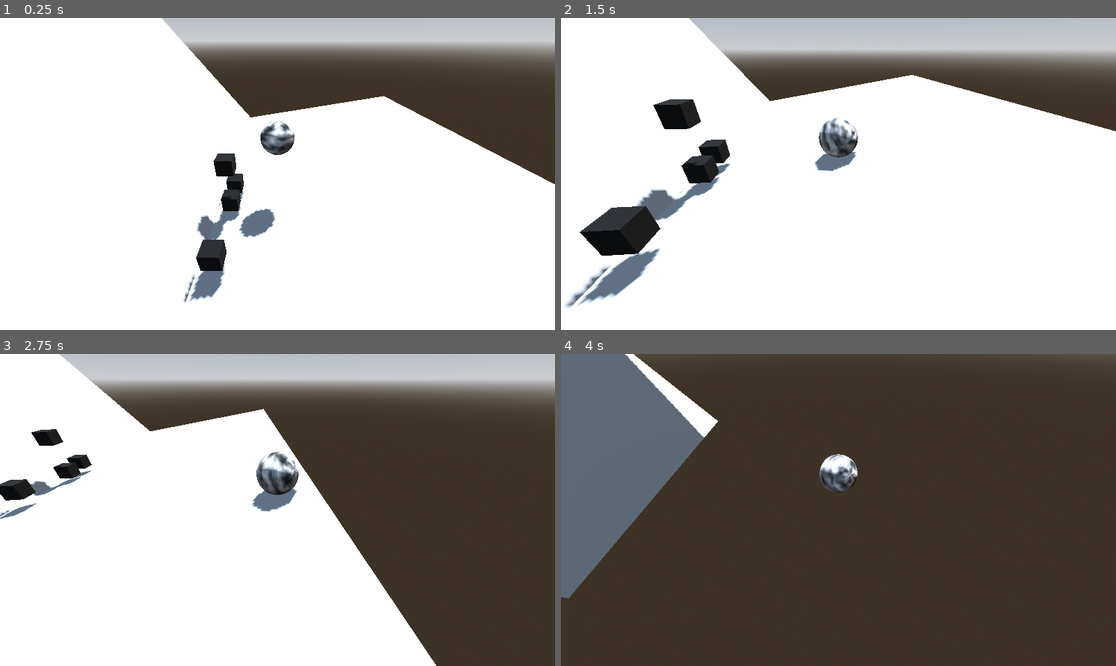
Above: before the commit, frames 1-4 (two rows, left to right).
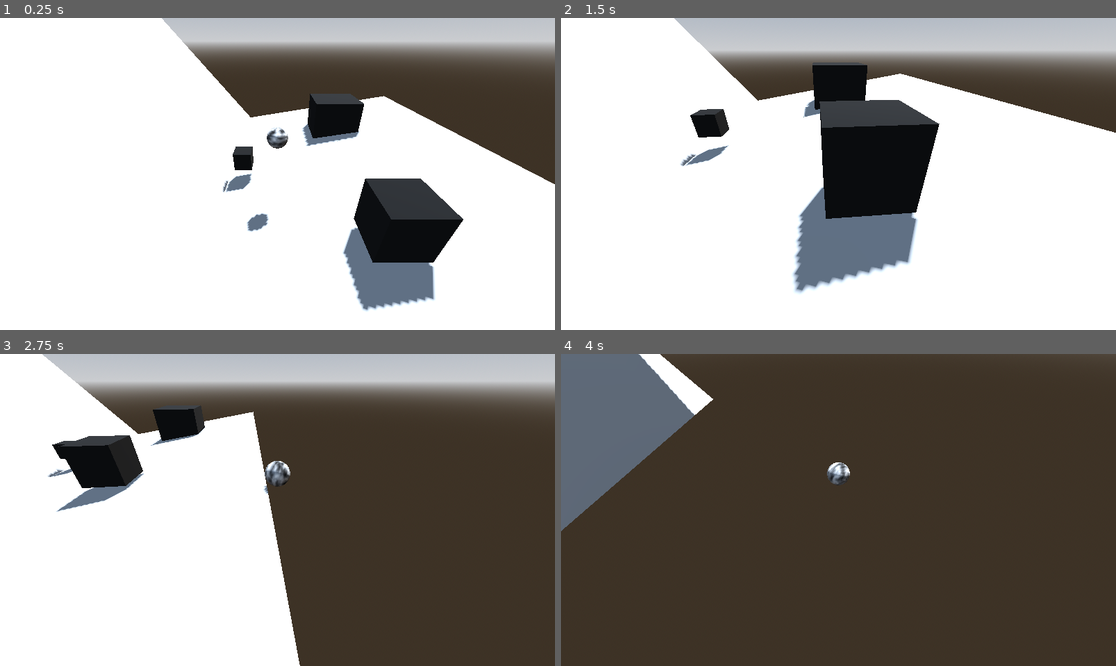
Above: after the commit, the same moments.

Repository: markusrf/gamejam-2025-11
Game: Godot game, scene res://levels/test_level.tscn
The game is run twice, just before and just after one commit, with the same random seed, the same clock (stepped at 60 frames per second) and the same inputs.
Inputs:
- Up to frame 1 (0.25 s): no input
- Up to frame 2 (1.5 s): hold D (move_right) 0.53-1.28 s; hold S (move_back) from 1.28 s (still down)
- Up to frame 3 (2.75 s): release S (move_back) at 2.03 s; hold D (move_right) from 2.03 s (still down)
- Up to frame 4 (4 s): release D (move_right) at 2.78 s; hold W (move_forward) 2.78-3.53 s; hold A (move_left) from 3.53 s (still down)

The runs differ from the first frame. In frame 1, 11% of the frame differs, in the area x 33-84%, y 24-94%; in frame 2, 19%, in the area x 0-100%, y 0-94%; in frame 3, 16%; in frame 4, 6.2%.

Commit message:
torque nom nom nom

Diff:
--- /dev/null
+++ b/game-jam-full-circle/interactible/eatable_box.gd
@@ -0,0 +1,3 @@
+extends StaticBody3D
+
+@export var eat_value: float = 1.0
--- a/game-jam-full-circle/interactible/eatable_box.tscn
+++ b/game-jam-full-circle/interactible/eatable_box.tscn
@@ -1,4 +1,6 @@
-[gd_scene load_steps=4 format=3 uid="uid://bpaa2ub1y32gm"]
+[gd_scene load_steps=5 format=3 uid="uid://bpaa2ub1y32gm"]
+
+[ext_resource type="Script" uid="uid://coyv5do56blkr" path="res://interactible/eatable_box.gd" id="1_j6b03"]
 
 [sub_resource type="StandardMaterial3D" id="StandardMaterial3D_ihxt5"]
 albedo_color = Color(0, 0, 0, 1)
@@ -13,8 +15,10 @@
 [node name="Eatable" type="StaticBody3D" groups=["eatable"]]
 collision_layer = 2
 collision_mask = 2
+script = ExtResource("1_j6b03")
 
 [node name="MeshInstance3D" type="MeshInstance3D" parent="."]
+transform = Transform3D(1.83, 0, 0, 0, 1.83, 0, 0, 0, 1.83, 0, 0, 0)
 mesh = SubResource("BoxMesh_dq0sv")
 
 [node name="CollisionShape3D" type="CollisionShape3D" parent="."]
--- a/game-jam-full-circle/levels/test_level.tscn
+++ b/game-jam-full-circle/levels/test_level.tscn
@@ -60,13 +60,15 @@
 shape = SubResource("ConcavePolygonShape3D_f7g2b")
 
 [node name="Eatable" parent="." instance=ExtResource("3_o6mel")]
-transform = Transform3D(1, 0, 0, 0, 1, 0, 0, 0, 1, 0.5451739, 0.5179465, 0.39819264)
+transform = Transform3D(1.42, 0, 0, 0, 1.42, 0, 0, 0, 1.42, 4.779622, 1.6134815, 2.3196142)
+eat_value = 3.0
 
 [node name="Eatable2" parent="." instance=ExtResource("3_o6mel")]
-transform = Transform3D(1, 0, 0, 0, 1, 0, 0, 0, 1, 0.5451739, 1.8920434, 0.39819264)
+transform = Transform3D(2.52, 0, 0, 0, 2.52, 0, 0, 0, 2.52, 5.1091366, 1.2680571, -5.6012735)
+eat_value = 4.0
 
 [node name="Eatable3" parent="." instance=ExtResource("3_o6mel")]
-transform = Transform3D(1, 0, 0, 0, 1, 0, 0, 0, 1, 0.5451739, 0.72726846, 2.6159368)
+transform = Transform3D(0.48, 0, 0, 0, 0.48, 0, 0, 0, 0.48, 0.5451739, 0.72726846, 4.752096)
 
 [node name="Eatable4" parent="." instance=ExtResource("3_o6mel")]
-transform = Transform3D(1, 0, 0, 0, 1, 0, 0, 0, 1, 0.5451739, 0.6091516, -0.4501264)
+transform = Transform3D(0.745, 0, 0, 0, 0.745, 0, 0, 0, 0.745, 0.71822405, 0.999382, -1.6264746)
--- a/game-jam-full-circle/player/frog.gd
+++ b/game-jam-full-circle/player/frog.gd
@@ -2,11 +2,14 @@
 
 @export var move_force: float = 20.0
 @export var torque_strength: float = 5.0
+@export var torque_multiplier: float = 5.0
 @export var max_angular_speed: float = 10.0
+var player_size: float = 1.0
 @onready var area_3d: Area3D = $Area3D
 
 func _ready():
 	area_3d.connect("body_entered", _on_body_entered)
+	set_size()
 
 func _physics_process(_delta: float) -> void:
 	var input_vector = Vector2.ZERO
@@ -41,11 +44,22 @@
 		ang_vel = ang_vel.normalized() * max_angular_speed
 		state.angular_velocity = ang_vel
 
-func _on_body_entered(body):
-	grow_player(body, 1.1)
+func _on_body_entered(body: PhysicsBody3D):
+	grow_player(body)
 
-func grow_player(body, gains):
+func grow_player(body):
 	if body is StaticBody3D:
-		for child in get_children():
-			child.scale *= gains
+		player_size += body.eat_value
+		mass = player_size
+		torque_strength = player_size * torque_multiplier
+		set_size()
 		body.queue_free()
+
+
+func set_size() -> void:
+	print(player_size)
+	var newScale: float = (3.0*(player_size/(4.0*PI)))**(1.0/3.0)
+	var newVector: Vector3 = Vector3(newScale, newScale, newScale)
+
+	for child in get_children():
+		child.scale = newVector
Not shown, added: game-jam-full-circle/interactible/eatable_box.gd.uid
